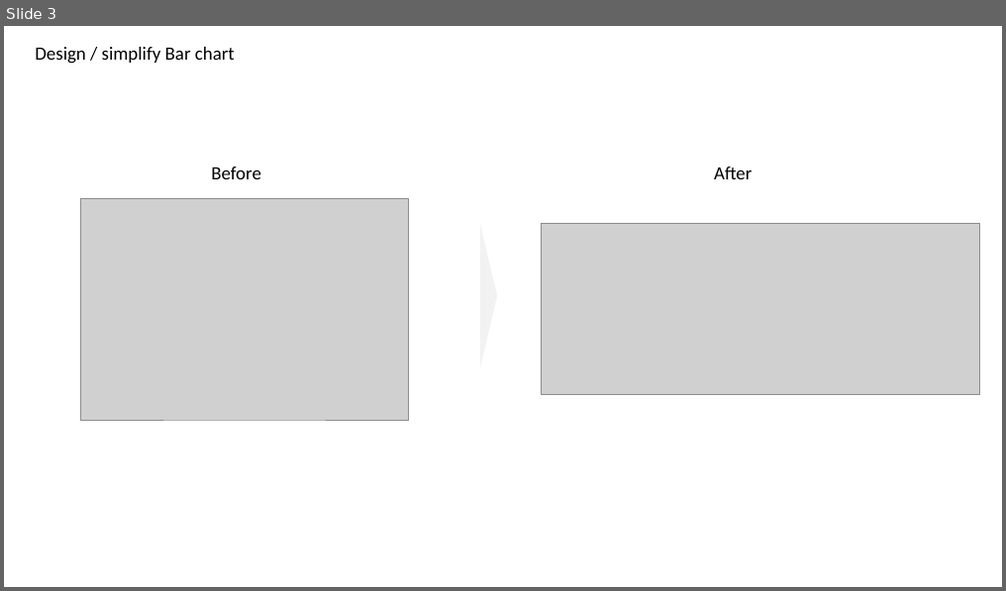
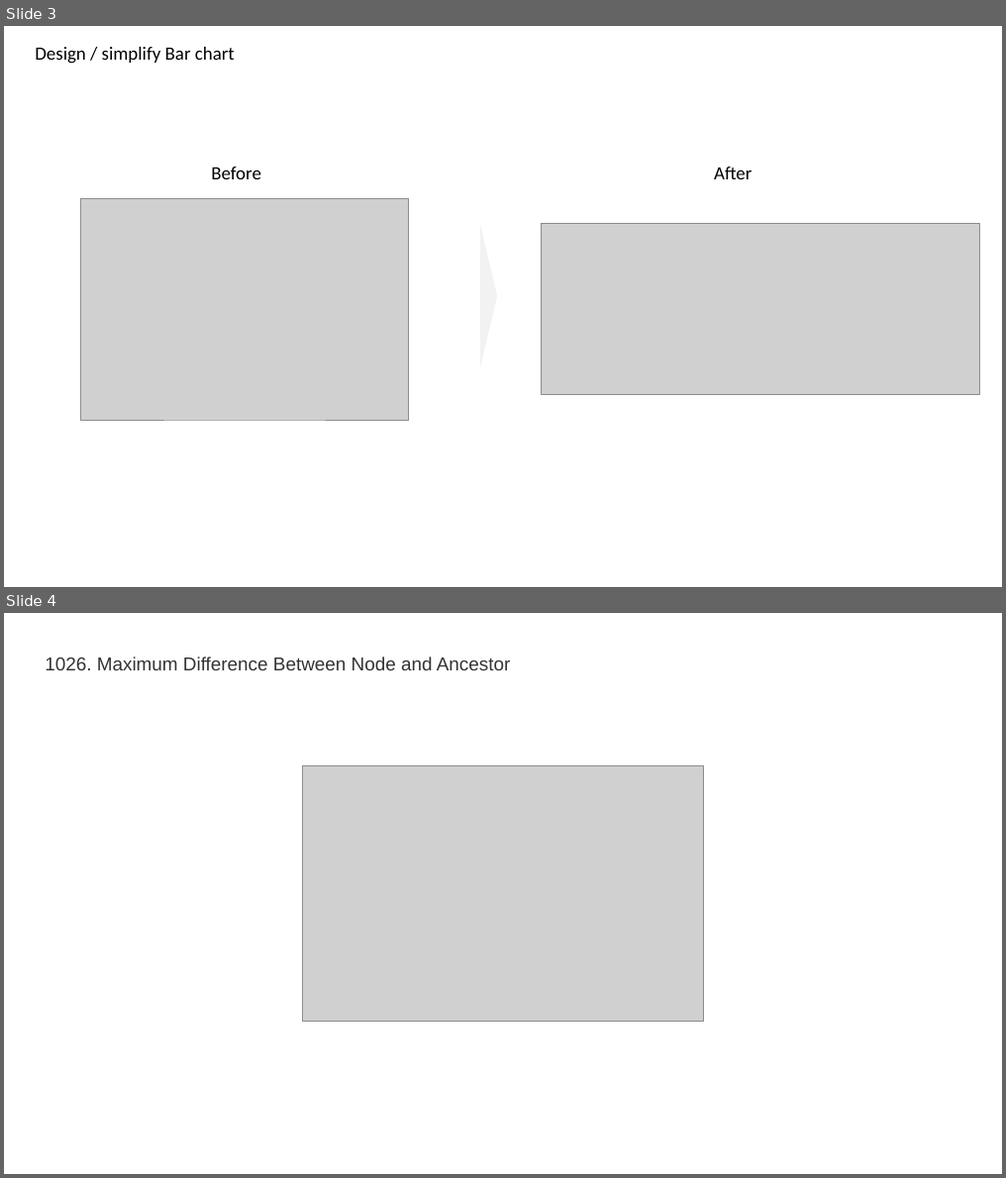
Before and after one commit to h1ros/h1ros.github.io, a slide deck: draft/20190414_950_divisor.pptx. Shown one above the other, each under a label of ours: slide 3 before the commit, slides 3 and 4 after it. The pictures are 1006x591 and 1006x1178 pixels, drawn with LibreOffice and Linux fonts; fonts in the diff are those of the drawing; grey boxes stand for pictures. Boxes give left, top, right and bottom in pixels: in the first picture for what was removed or moved away, otherwise in the second. Text is boxed around its words. In the diff, an @@ line names an element or a change of style, - is before the commit and + after.

```diff
--- a/draft/20190414_950_divisor.pptx
+++ b/draft/20190414_950_divisor.pptx
@@ slide 4 added at (x1=4, y1=613, x2=1002, y2=1174), background #FFFFFF @@
@@ text added at (x1=45, y1=657, x2=511, y2=670), 18 pt, text #333333 @@
+1026. Maximum Difference Between Node and Ancestor
@@ picture added at (x1=303, y1=766, x2=704, y2=1021) @@
```
Also in this commit, not shown: 1 slide removed, 35 other files.
